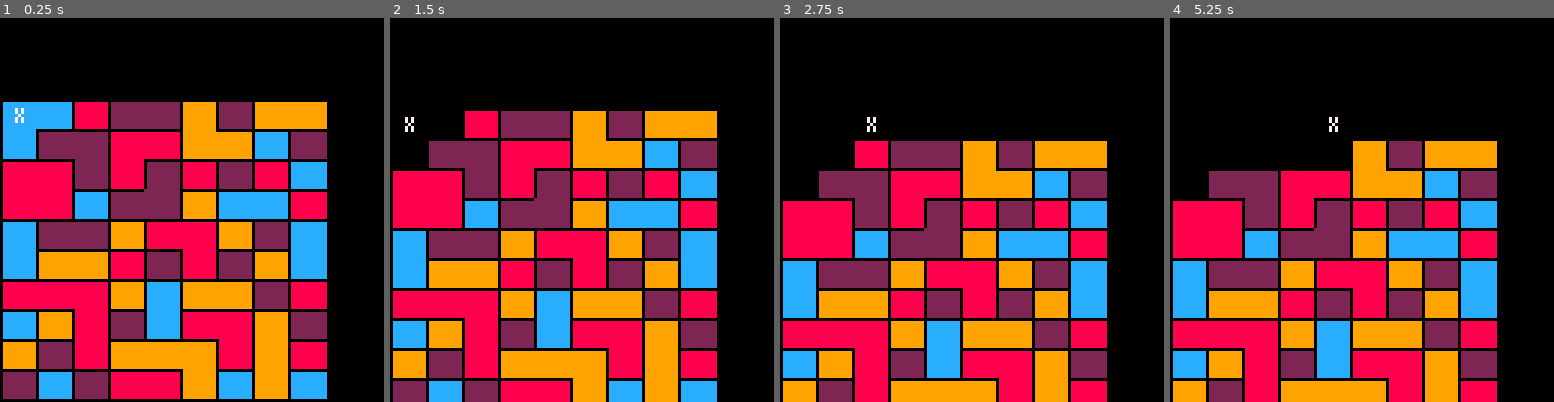
Above: before the commit, frames 1-4 (left to right).
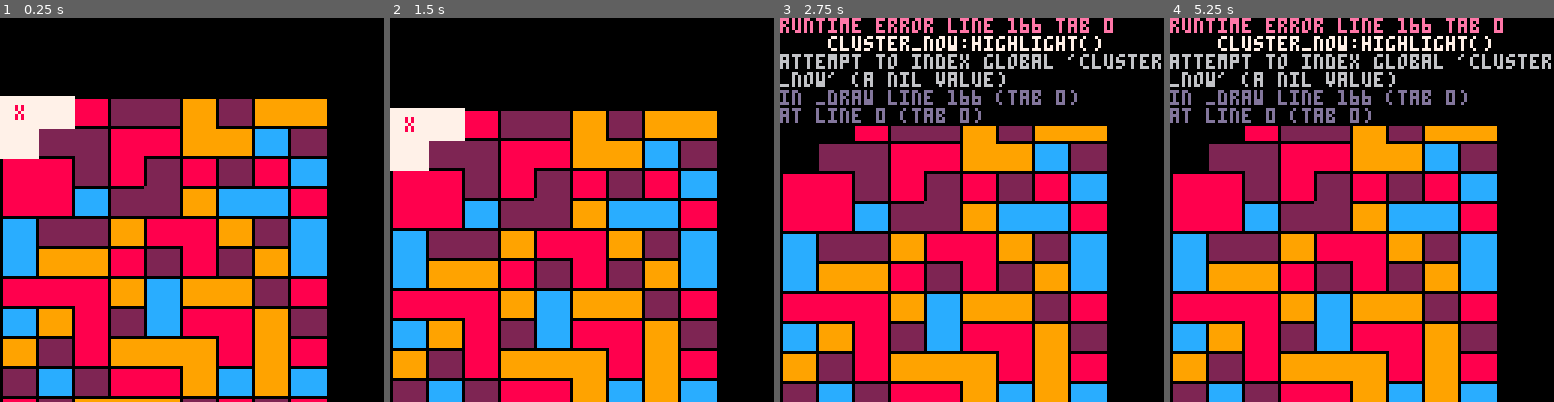
Above: after the commit, the same moments.

Repository: paloblanco/digger
Game: PICO-8 cartridge dig22.p8
The game is run twice, just before and just after one commit, with the same random seed, the same clock (stepped at 60 frames per second) and the same inputs.
Inputs:
- Up to frame 1 (0.25 s): no input
- Up to frame 2 (1.5 s): tap X (X key) at 0.33, 1.07 s; tap O (Z key) at 0.7 s
- Up to frame 3 (2.75 s): hold Right 1.6-2.1 s; tap O (Z key) at 1.7, 2.1, 2.5 s; tap X (X key) at 1.85 s; hold Up 2.15-2.42 s; hold Right from 2.47 s (still down)
- Up to frame 4 (5.25 s): tap O (Z key) every 0.4 s from 2.9 to 4.9 s; tap X (X key) at 2.97, 4.08, 5.2 s; release Right at 3.03 s; hold Left 3.08-3.58 s; hold Down 3.63-3.97 s; hold Right 4.02-4.68 s; hold Up 4.73-5.03 s; hold Left from 5.08 s (still down)

The runs differ from the first frame. In frame 1, 13% of the frame differs, in the area x 0-86%, y 20-100%; in frame 2, 2.5%; in frame 3, 53%, in the area x 0-100%, y 0-100%; in frame 4, 52%.
Error after the commit: runtime error line 166 tab 0; cluster_now:highlight(); attempt to index global 'cluster_now' (a nil value)

Commit message:
clusters correct and highlighting

Diff:
--- a/main.lua
+++ b/main.lua
@@ -1,5 +1,89 @@
+-- thing code
+
+thing = {}
+
+function thing:init()
+end
+
+function thing:new(o)
+    local o=o or {}
+    local t={}
+    for k,v in pairs(self) do
+        if type(v) == "table" then
+            newt = {}
+            for kk,vv in pairs(v) do
+                newt[kk]=vv
+            end
+            t[k]=newt
+        else
+            t[k] = v
+        end
+    end
+    for k,v in pairs(o) do
+        t[k] = v
+    end
+    setmetatable(t,self)
+    self.__index=self
+    t:init()
+    return t
+end
+
+-- clusters
+
+-- all_clusters = {} -- added to init
+
+cluster = thing:new()
+cluster.x0=0
+cluster.y0=0
+
+function cluster:init()
+    self.blocks = {}
+    self.color = mg(self.x0,self.y0)
+    self:add_blocks(self.x0,self.y0)
+    self:add_to_global_table()
+end
+
+function cluster:add_blocks(x,y)
+    for each in all(self.blocks) do
+        if blockid(x,y) == each then
+            return
+        end
+    end
+    add(self.blocks,blockid(x,y))
+    for each in all({{-1,0},{1,0},{0,-1},{0,1}}) do
+        local xx=each[1] + x
+        local yy=each[2] + y
+        if mg(xx,yy) == self.color then
+            -- print("adding block "..xx.." "..yy)
+            -- flip()
+            self:add_blocks(xx,yy)
+        end
+    end
+end
+
+function cluster:add_to_global_table()
+    for each in all(self.blocks) do
+        all_clusters[each]=self
+    end
+end
+
+function cluster:highlight()
+    for ix in all(self.blocks) do
+        xx,yy = blockcoord(ix)
+        rectfill(xx*12,yy*10,xx*12+12,yy*10+10,7)
+    end
+end
+
 function mg(x,y)
     return mget(x,y)%16
+end
+
+function blockid(x,y)
+    return x + 9*y
+end
+
+function blockcoord(id)
+    return id%9,(id\9)
 end
 
 function make_map()
@@ -9,6 +93,16 @@
             if (n == mg(x-1,y)) n+=16
             if (n%16 == mg(x,y-1)) n+=32
             mset(x,y,n)
+        end
+    end
+    all_clusters = {}
+    for xx = 0,8,1 do
+        for yy = 0,99,1 do
+            if not all_clusters[blockid(xx,yy)] then
+                -- print("newcluster")
+                -- flip()
+                cluster:new{x0=xx,y0=yy}
+            end
         end
     end
 end
@@ -25,7 +119,7 @@
 function _init()
     poke(0x5f57,9) -- set map to 8 width
     pal({8,9,2,12})
-    y=-10
+    cy=-10
     make_map()
 
     -- dummy code for block falling
@@ -46,18 +140,18 @@
 function _update60()
     if (btnp()>0) turn()
 
-    local deltay = target.y*10 - y - 30
-    y += deltay/10
-    if (abs(deltay) < 1) y = target.y*10 - 30
+    local deltay = target.y*10 - cy - 30
+    cy += deltay/10
+    if (abs(deltay) < 1) cy = target.y*10 - 30
 
 end
 
 
 
 function _draw()
-    camera(0,y)
+    camera(0,cy)
     cls()
-    local ystart = y\10
+    local ystart = cy\10
     for yy=ystart,ystart+13,1 do
         for xx=0,8,1 do
             n = mget(xx,yy)
@@ -68,5 +162,7 @@
             if ((n\16) < 2) line(xb, yb, xb+12, yb, 0)
         end
     end
-    print("x",(target.x*12)+5,(target.y*10)+3, 7)
+    cluster_now = all_clusters[blockid(target.x,target.y)]
+    cluster_now:highlight()
+    print("x",(target.x*12)+5,(target.y*10)+3, 1)
 end
